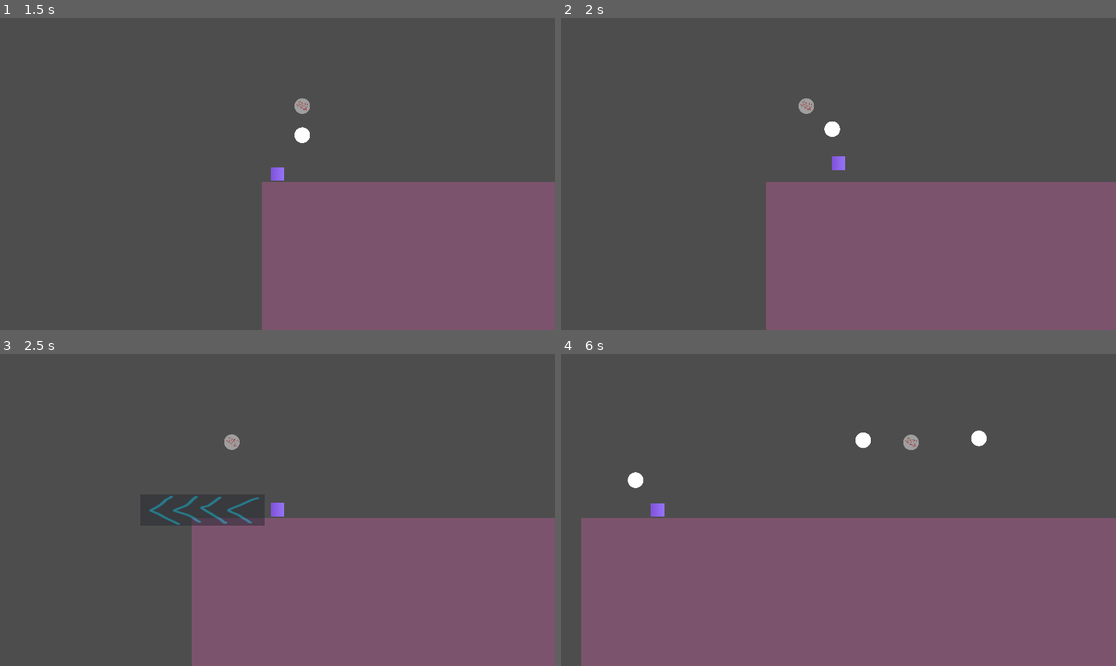
Above: before the commit, frames 1-4 (two rows, left to right).
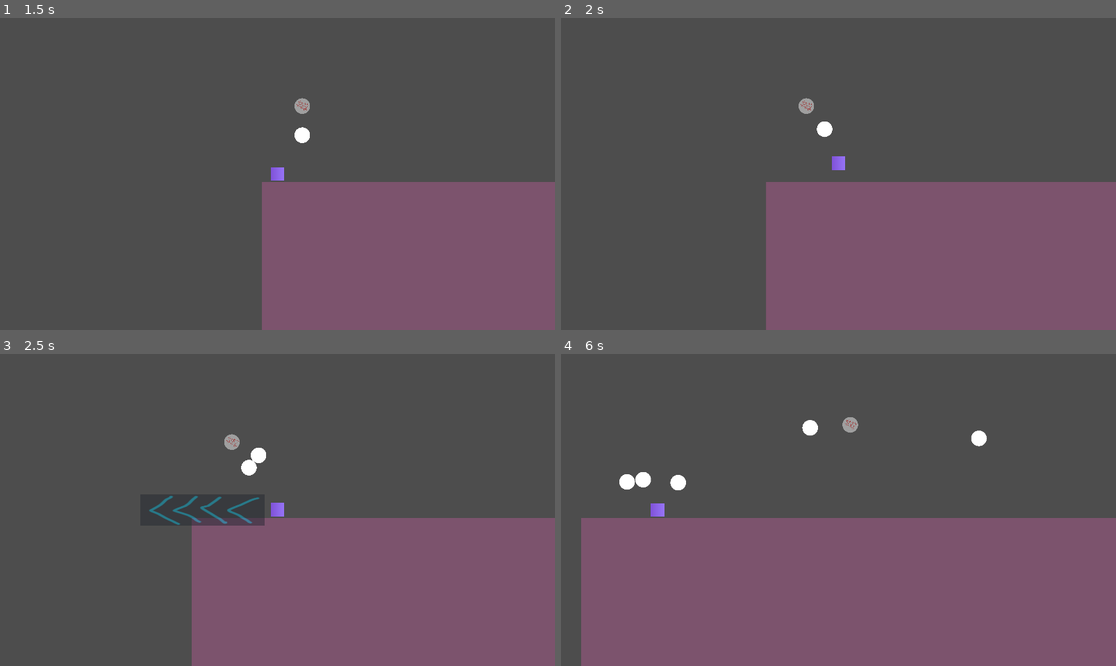
Above: after the commit, the same moments.

Repository: cmaciver/double-bubble-ggj
Game: Godot game, scene res://src/level.tscn
The game is run twice, just before and just after one commit, with the same random seed, the same clock (stepped at 60 frames per second) and the same inputs.
Inputs (mouse positions are in pixels of both pictures, inside the frame that each line leads up to):
- Up to frame 1 (1.5 s): move the mouse to (316, 114) at 0.52 s; hold Shift (platform_aim) 0.53-1.28 s; hold D (platform_right) from 0.53 s (still down); click (316, 114) at 0.6 s; tap Space (platform_jump) at 0.77 s; tap Enter at 1.25 s; move the mouse to (316, 136) at 1.27 s; tap Shift (platform_aim) at 1.35 s
- Up to frame 2 (2 s): keep holding D (platform_right); tap Space (platform_jump) at 1.52 s; click (877, 136) at 1.55 s
- Up to frame 3 (2.5 s): move the mouse to (271, 466) at 2.02 s; release D (platform_right) at 2.03 s; hold A (platform_left) from 2.03 s (still down); hold Shift (platform_aim) from 2.03 s (still down); click (271, 466) at 2.1 s
- Up to frame 4 (6 s): tap Space (platform_jump) at 2.75, 3.02, 3.77, 4.52 s; move the mouse to (810, 572) at 2.77 s; release A (platform_left) at 2.78 s; release Shift (platform_aim) at 2.78 s; hold D (platform_right) 2.78-4.28 s; tap Shift (platform_aim) at 2.85, 3.8 s; click (810, 572) at 3.05 s; move the mouse to (1066, 450) at 3.52 s; hold Right mouse button (r_click) 3.53-4.28 s; move the mouse to (1054, 366) at 4.27 s; hold A (platform_left) 4.28-5.03 s; click (1054, 366) at 4.35 s; move the mouse to (633, 491) at 5.02 s; hold D (platform_right) 5.03-5.78 s; hold Shift (platform_aim) 5.03-5.78 s; move the mouse to (755, 432) at 5.77 s; hold A (platform_left) from 5.78 s (still down); click (755, 432) at 5.85 s

Frame 1 is identical in both runs. In frame 2, 0.1% of the frame differs, in the area x 46-51%, y 33-39%; in frame 3, 0.2%; in frame 4, 0.7%, in the area x 10-65%, y 20-44%.

Commit message:
Fixed wind area being active after first use

Diff:
--- a/double-bubble/src/bubble.gd
+++ b/double-bubble/src/bubble.gd
@@ -1,5 +1,7 @@
 extends RigidBody2D
 class_name Bubble
+
+var is_popped = false
 
 # Called when the node enters the scene tree for the first time.
 func _ready() -> void:
@@ -19,10 +21,15 @@
 
 
 func pop() -> bool:
+	if is_popped:
+		return false
+
+	is_popped = true
 	# add animation data & sound effect later
 	collision_layer = 0
+	collision_mask = 0
+	BubbleCharacter.hovered_bubble = null
 	BubbleCharacter.current_bubbles -= 1
-	BubbleCharacter.hovered_bubble = null
 	queue_free()
 
 	return true
--- a/double-bubble/src/player1/platformer_character.gd
+++ b/double-bubble/src/player1/platformer_character.gd
@@ -75,7 +75,7 @@
 	if Input.is_action_just_released("platform_aim"):
 		is_aiming = false
 		wind.hide()
-
+		wind.gravity_direction = Vector2(0,0)
 
 	# Aiming
 	if Input.is_action_pressed("platform_aim"):
